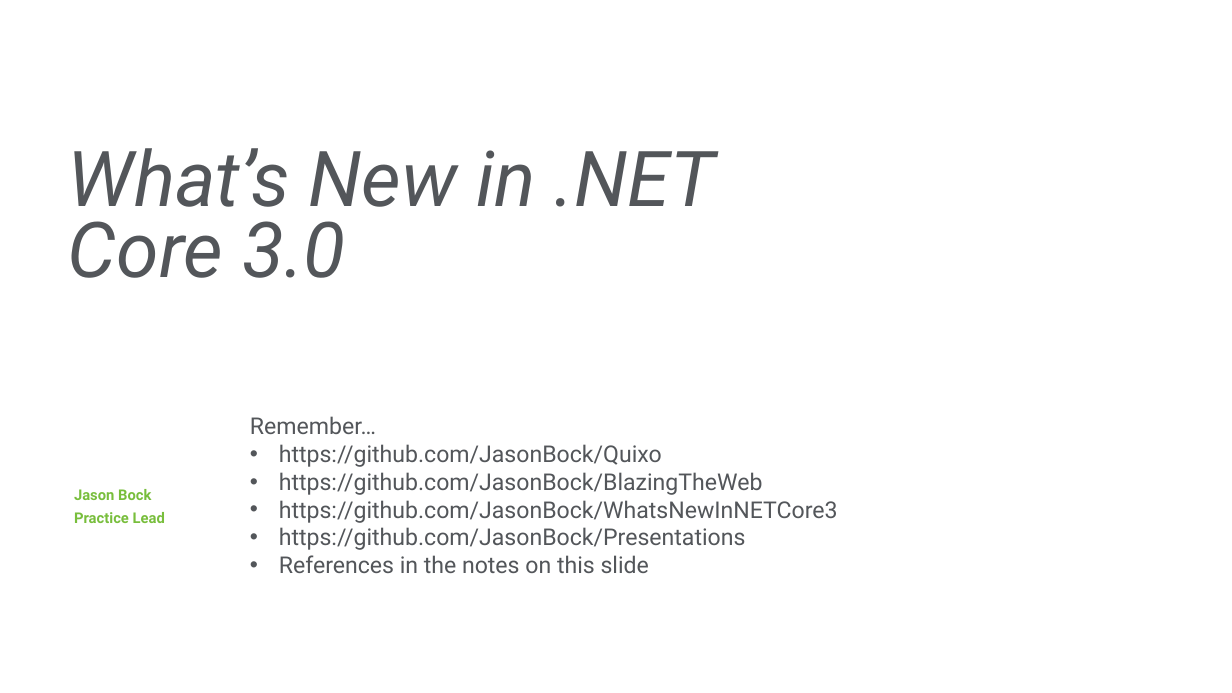
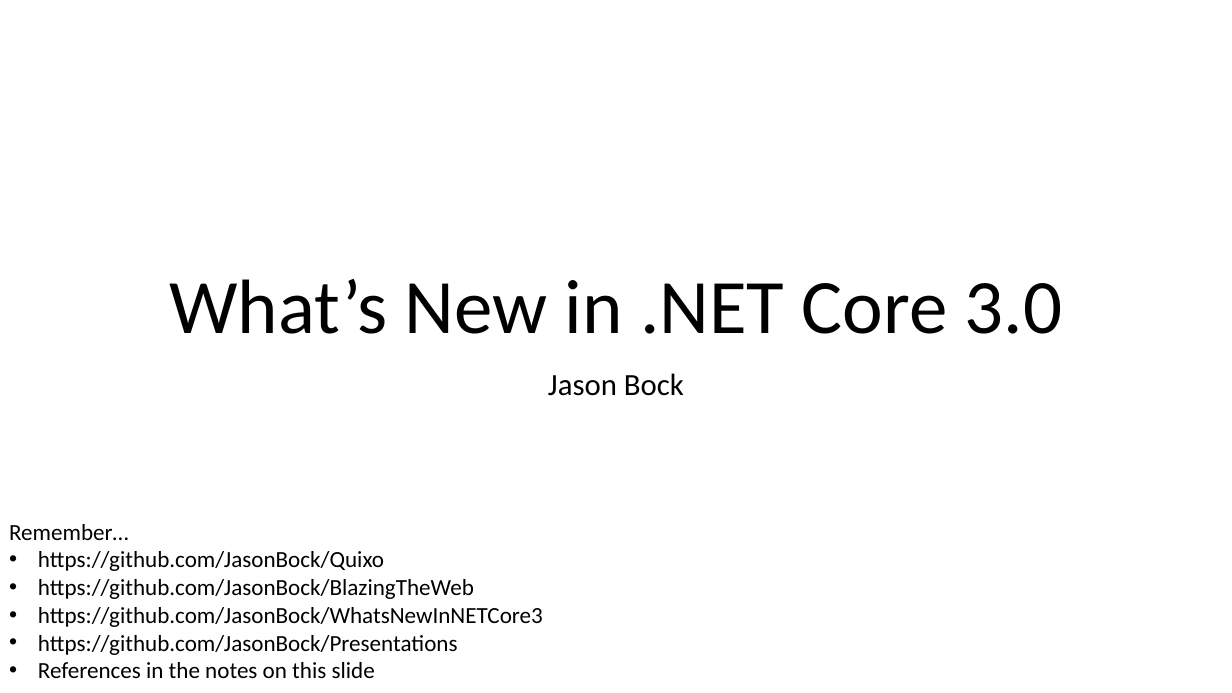
Before and after one commit to JasonBock/Presentations, a slide deck: slide 35 of What’s New in .NET Core 3.0.pptx. Drawn at 1232x693 pixels with LibreOffice and Linux fonts; fonts in the diff are those of the drawing; background and template pictures are left out. Boxes give left, top, right and bottom in pixels: in the first picture for what was removed or moved away, otherwise in the second. Text is boxed around its words. In the diff, an @@ line names an element or a change of style, - is before the commit and + after.

```diff
--- a/What’s New in .NET Core 3.0.pptx
+++ b/What’s New in .NET Core 3.0.pptx
@@ title "What’s New in .NET Core ...": place and size @@
-title "What’s New in .NET Core ..." at [68, 148, 714, 278]
+title "What’s New in .NET Core ..." at [169, 279, 1062, 334]
@@ title "What’s New in .NET Core ..." at [169, 279, 1062, 334]: font Roboto to Calibri, text colour #53565A to #000000, italic off; alignment left to centre; line spacing 55pt to 0.9; vertical alignment top to bottom @@
@@ subtitle added at [548, 373, 684, 396], 24 pt, text #000000 @@
+Jason Bock
@@ text "Remember…": place and size @@
-text "Remember…" at [250, 416, 838, 573]
+text "Remember…" at [9, 524, 543, 678]
@@ text "Remember…" at [9, 524, 543, 678]: font Roboto to Calibri, text colour #53565A to #000000 @@
@@ text removed at [74, 489, 165, 523] @@
-Jason Bock
-Practice Lead
```
Also in this commit, not shown: 33 other slides changed, 1 slide added, 1 slide removed.
